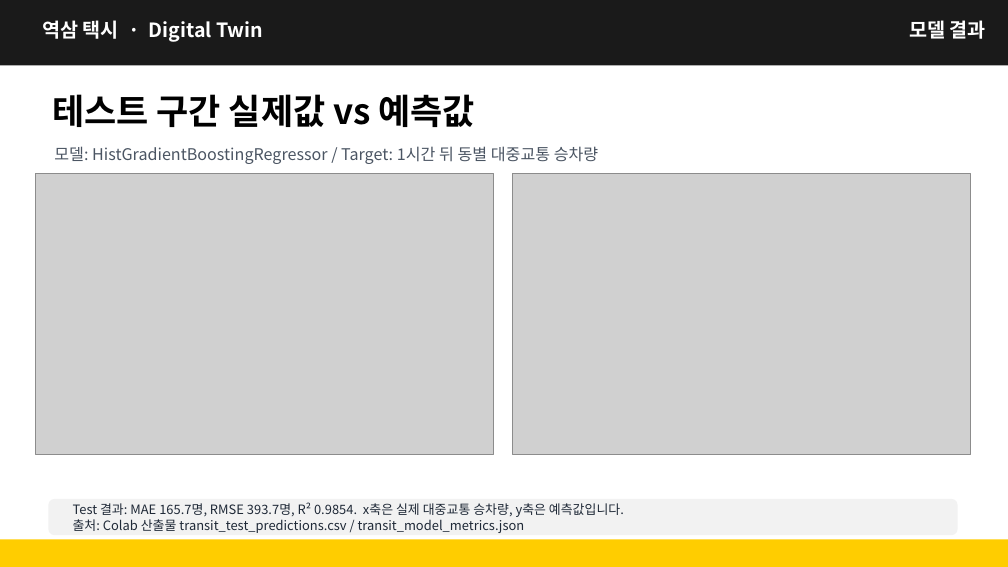
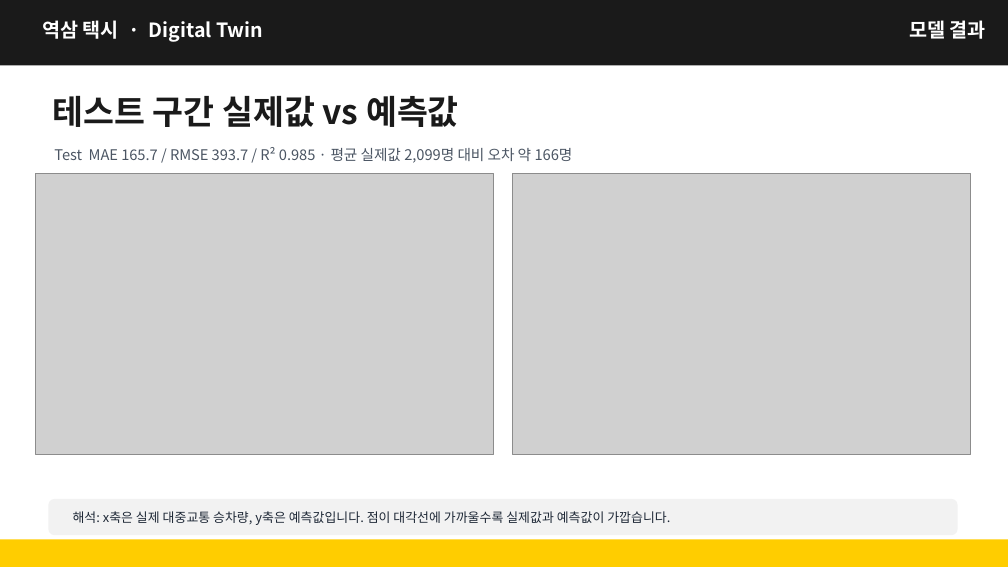
Before and after one commit to kimcanal/yeoksam-taxi, a slide deck: slide 11 of public/a-eye-presentation/A-Eye_midterm_data_collection_forecast.pptx. Drawn at 1008x567 pixels with LibreOffice and Linux fonts; fonts in the diff are those of the drawing; grey boxes stand for pictures. Boxes give left, top, right and bottom in pixels: in the first picture for what was removed or moved away, otherwise in the second. Text is boxed around its words. In the diff, an @@ line names an element or a change of style, - is before the commit and + after.

```diff
--- a/public/a-eye-presentation/A-Eye_midterm_data_collection_forecast.pptx
+++ b/public/a-eye-presentation/A-Eye_midterm_data_collection_forecast.pptx
@@ text "테스트 구간 실제값 vs 예측값" at box(52, 96, 459, 127): size 25 to 24 pt, text colour #000000 to #1A1A1A @@
@@ text at box(54, 147, 573, 163): text changed; size 11.5 to 10.5 pt @@
-모델: HistGradientBoostingRegressor / Target: 1시간 뒤 동별 대중교통 승차량
+Test MAE 165.7 / RMSE 393.7 / R² 0.985 · 평균 실제값 2,099명 대비 오차 약 166명
@@ text at box(73, 511, 670, 525): text changed @@
-Test 결과: MAE 165.7명, RMSE 393.7명, R² 0.9854. x축은 실제 대중교통 승차량, y축은 예측값입니다.
-출처: Colab 산출물 transit_test_predictions.csv / transit_model_metrics.json
+해석: x축은 실제 대중교통 승차량, y축은 예측값입니다. 점이 대각선에 가까울수록 실제값과 예측값이 가깝습니다.
```
Also in this commit, not shown: 11 other slides changed.
